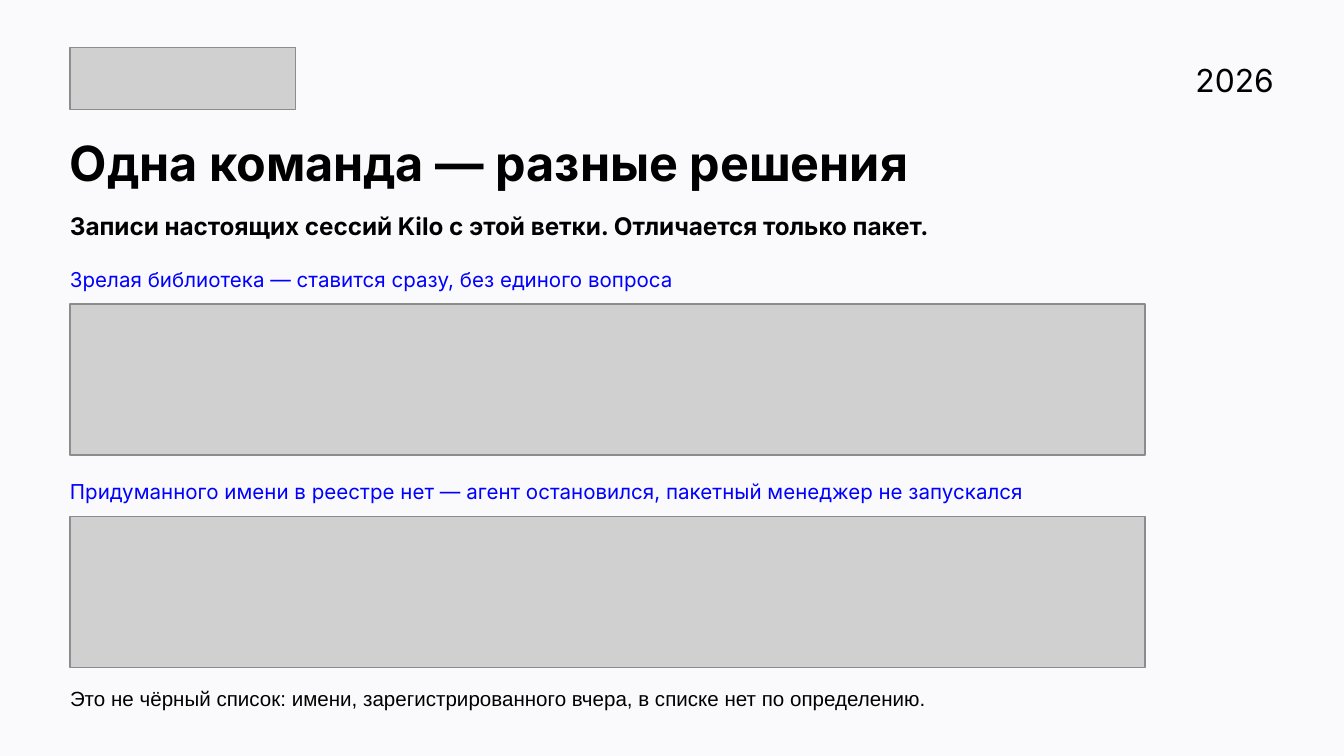
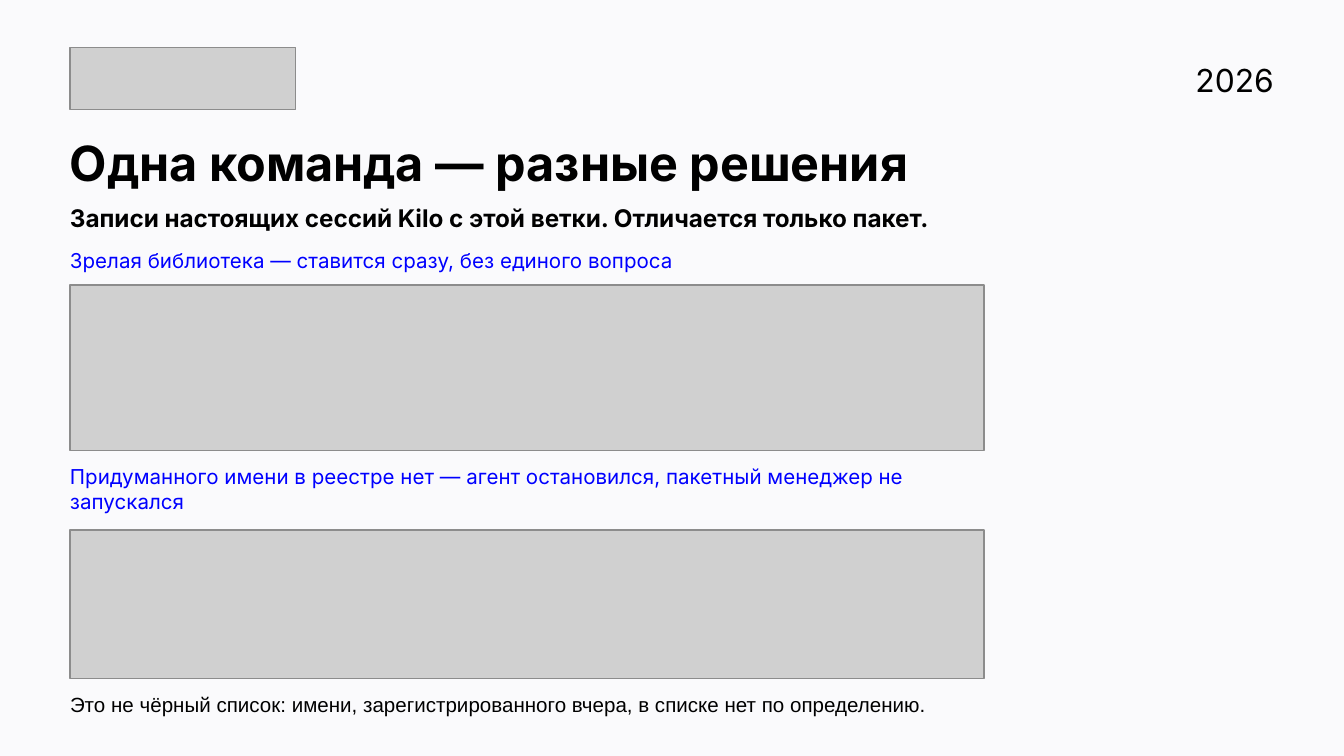
Before and after one commit to v0ropaev/kilocode, a slide deck: slide 17 of submission/Security-Auto-ATH.pptx (slide 9 before the commit). Drawn at 1344x756 pixels with LibreOffice and Linux fonts; fonts in the diff are those of the drawing; grey boxes stand for pictures. Boxes give left, top, right and bottom in pixels: in the first picture for what was removed or moved away, otherwise in the second. Text is boxed around its words. In the diff, an @@ line names an element or a change of style, - is before the commit and + after.

```diff
--- a/submission/Security-Auto-ATH.pptx
+++ b/submission/Security-Auto-ATH.pptx
@@ text "Записи настоящих сессий Kilo с ...": place and size @@
-text "Записи настоящих сессий Kilo с ..." at [70, 216, 929, 239]
+text "Записи настоящих сессий Kilo с ..." at [70, 208, 929, 231]
@@ text "Зрелая библиотека — ставится сразу, ...": place and size @@
-text "Зрелая библиотека — ставится сразу, ..." at [70, 272, 672, 292]
+text "Зрелая библиотека — ставится сразу, ..." at [70, 253, 672, 273]
@@ picture: place and size @@
-picture at [70, 304, 1145, 456]
+picture at [70, 285, 984, 450]
@@ text "Придуманного имени в реестре нет ..." rewrapped from [70, 483, 1022, 504] to [70, 468, 903, 514] @@
@@ picture: place and size @@
-picture at [70, 516, 1145, 668]
+picture at [70, 530, 984, 679]
@@ text "Это не чёрный список: имени, ...": place and size @@
-text "Это не чёрный список: имени, ..." at [70, 690, 925, 711]
+text "Это не чёрный список: имени, ..." at [70, 696, 925, 717]
```
Also in this commit, not shown: 7 other slides changed, 9 slides added, 4 slides removed, 51 other files.
